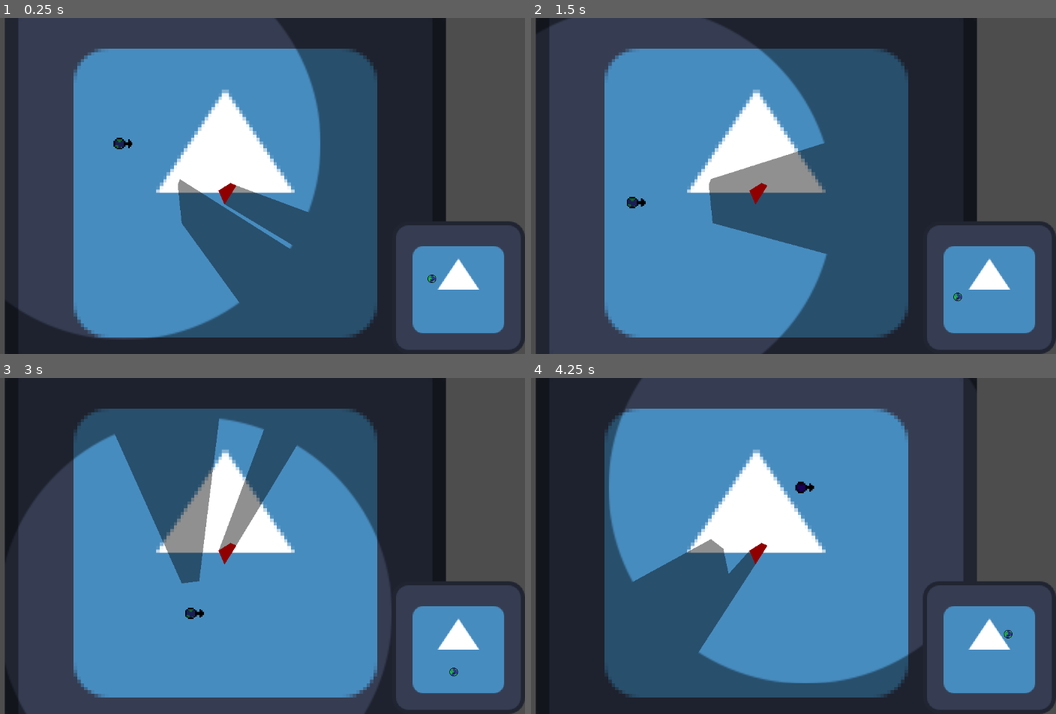
Above: before the commit, frames 1-4 (two rows, left to right).
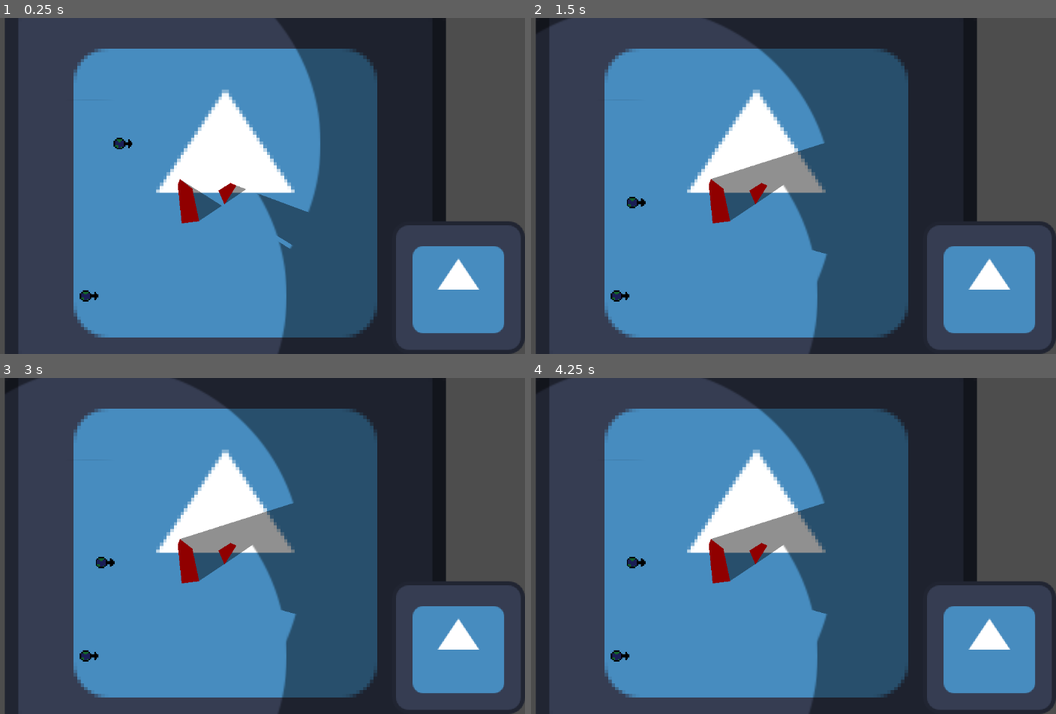
Above: after the commit, the same moments.

Repository: karpada2/space_moba
Game: Godot game, scene res://GameRoots/TestingRoot.tscn
Two runs of this game, one before a commit and one after it. Both use one fixed random seed, a clock stepped at 60 frames per second and the inputs below. The project has no main scene, so this scene is started directly. The engine's default icon, where the game draws it, is replaced by a stand-in: a white triangle on a blue panel in a dark square.
Inputs (mouse positions are in pixels of both pictures, inside the frame that each line leads up to):
- Up to frame 1 (0.25 s): no input
- Up to frame 2 (1.5 s): tap Enter (ui_accept) at 0.5, 1.35 s; move the mouse to (888, 169) at 0.52 s; hold Enter (ui_accept) 0.53-1.28 s; move the mouse to (636, 202) at 1.27 s
- Up to frame 3 (3 s): tap Enter (ui_accept) at 1.52, 1.82, 2, 2.85 s; move the mouse to (283, 472) at 2.02 s; hold Enter (ui_accept) 2.03-2.78 s; move the mouse to (194, 613) at 2.77 s
- Up to frame 4 (4.25 s): tap Enter (ui_accept) at 3.02, 3.32, 3.5 s; move the mouse to (935, 596) at 3.52 s; hold Enter (ui_accept) from 3.53 s (still down)

The runs differ from the first frame. In frame 1, 8.9% of the frame differs, in the area x 3-84%, y 47-100%; in frame 2, 3.0%; in frame 3, 29%; in frame 4, 51%, in the area x 3-92%, y 0-100%.

Commit message:
minimap and stuff is working now, saving so won't lose progress

Diff:
--- a/Entities/Characters/EarthCharacter/EarthCharacter.tscn
+++ b/Entities/Characters/EarthCharacter/EarthCharacter.tscn
@@ -50,10 +50,15 @@
 [node name="VisionCone2D" parent="DetectionAreaComponent" index="0"]
 max_distance = 1113.0
 
+[node name="VisionConeArea" parent="DetectionAreaComponent/VisionCone2D" index="0"]
+visible = false
+
 [node name="VisionConeCollider" parent="DetectionAreaComponent/VisionCone2D/VisionConeArea" index="0"]
 polygon = PackedVector2Array(-9.730155e-05, -1113, 69.88578, -1110.8037, 139.49585, -1104.2236, 208.55539, -1093.2856,  …(2148 unchanged characters)…
 
 [node name="CollisionShape2D" type="CollisionShape2D" parent="."]
 shape = SubResource("CircleShape2D_3nsai")
 
+[node name="NavigationAgent2D" type="NavigationAgent2D" parent="."]
+
 [editable path="DetectionAreaComponent"]
--- a/GameRoots/GameRoot.gd
+++ b/GameRoots/GameRoot.gd
@@ -6,14 +6,17 @@
 
 func _ready() -> void:
 	self._current_game_root = self
-	get_tree().root.get_viewport().canvas_cull_mask -= 2
 
 static func get_game_root() -> GameRoot:
 	return _current_game_root
 
 
+## returns all characters that are visible to the requested team
 @abstract
 func get_all_visible_characters(team: Enums.Team) -> Array[CharacterBase]
 
 @abstract
 func get_all_characters() -> Array[CharacterBase]
+
+@abstract
+func get_characters_in_team(team: Enums.Team) -> Array[CharacterBase]
--- a/GameRoots/TestingRoot.gd
+++ b/GameRoots/TestingRoot.gd
@@ -1,8 +1,14 @@
 extends GameRoot
 class_name TestingRoot
 
+class CharacterArray extends Object:
+	var array: Array[CharacterBase]
+
+var characters_by_team: Dictionary[Enums.Team, CharacterArray]
+
 func _ready() -> void:
 	super()
+	get_all_characters(true)
 	TurnResolutionManager.resolution_started.connect(resolution_started)
 	TurnResolutionManager.resolution_advance.connect(advance)
 
@@ -15,7 +21,7 @@
 
 func advance(team: Enums.Team, _frame_count: int) -> void:
 	var node: Node = get_tree().get_first_node_in_group("Characters")
-	if Input.is_action_just_pressed("ui_accept"):
+	if Input.is_action_pressed("ui_accept"):
 		if node is Node2D:
 			node.global_position = get_global_mouse_position()
 
@@ -30,12 +36,7 @@
 			character.unreveal()
 
 func get_all_visible_characters(team: Enums.Team) -> Array[CharacterBase]:
-	var current_teams_characters: Array[CharacterBase] = []
-
-	for node: Node in get_tree().get_nodes_in_group("Characters"):
-		if node is CharacterBase:
-			if team == Enums.Team.NONE or node.my_team == team:
-				current_teams_characters.append(node)
+	var current_teams_characters: Array[CharacterBase] = get_characters_in_team(team)
 
 	var all_visible_characters: Array[CharacterBase] = []
 
@@ -47,9 +48,19 @@
 
 	return all_visible_characters
 
-func get_all_characters() -> Array[CharacterBase]:
-	var all_characters: Array[CharacterBase] = []
-	for node: Node in get_tree().get_nodes_in_group("Characters"):
-		if node is CharacterBase:
-			all_characters.append(node)
-	return all_characters
+func get_all_characters(force_update: bool = false) -> Array[CharacterBase]:
+	if characters_by_team == null or force_update:
+		characters_by_team = {
+			Enums.Team.GOOD : CharacterArray.new(),
+			Enums.Team.EVIL : CharacterArray.new()
+		}
+		for node: Node in get_tree().get_nodes_in_group("Characters"):
+			if node is CharacterBase:
+				characters_by_team.get(node.my_team).array.append(node)
+	return characters_by_team.get(Enums.Team.GOOD).array + characters_by_team.get(Enums.Team.EVIL).array
+
+func get_characters_in_team(team: Enums.Team) -> Array[CharacterBase]:
+	if team == Enums.Team.NONE:
+		return []
+	get_all_characters()
+	return characters_by_team.get(team).array
--- a/GameRoots/TestingRoot.tscn
+++ b/GameRoots/TestingRoot.tscn
@@ -40,6 +40,12 @@
 [node name="CollisionPolygon2D" type="CollisionPolygon2D" parent="Wall2"]
 polygon = PackedVector2Array(-50, -96, 21, -41, 60, 144, -39, 156, -61, -60)
 
+[node name="Polygon2D" type="Polygon2D" parent="Wall2"]
+light_mask = 4
+visibility_layer = 4
+color = Color(1, 0, 0, 1)
+polygon = PackedVector2Array(-50, -96, 21, -41, 60, 144, -39, 156, -61, -60)
+
 [node name="Minimaps" type="CanvasLayer" parent="."]
 
 [node name="Minimap" type="TextureRect" parent="Minimaps"]
@@ -59,3 +65,12 @@
 modulate = Color(1, 0, 1, 1)
 position = Vector2(277, -332)
 my_team = 2
+
+[node name="EarthCharacter3" parent="." groups=["VisibleEntities"] instance=ExtResource("4_so4lt")]
+position = Vector2(-766, 624)
+my_team = 1
+
+[node name="EarthCharacter4" parent="." groups=["VisibleEntities"] instance=ExtResource("4_so4lt")]
+modulate = Color(1, 0, 1, 1)
+position = Vector2(354, 184)
+my_team = 2
--- a/HUD/Minimaps/Minimap.gd
+++ b/HUD/Minimaps/Minimap.gd
@@ -4,7 +4,7 @@
 @export var full_map_binding_box: Vector2 = Vector2(2496, 2496)
 @export var mini_map_binding_box: Vector2 = Vector2(256, 256)
 
-@export var my_team: Enums.Team = Enums.Team.GOOD
+@export var my_team: Enums.Team = Enums.Team.NONE
 
 var characters_with_relevant_icons: Dictionary[CharacterBase, TextureRect]
 
@@ -32,7 +32,8 @@
 		add_child.call_deferred(texture_rect)
 
 func advance(resolving_team: Enums.Team, _delta: float) -> void:
-	update_map(resolving_team)
+	if my_team == Enums.Team.NONE or resolving_team == my_team:
+		update_map(my_team)
 
 func update_map(resolving_team: Enums.Team) -> void:
 	var visible_characters: Array[CharacterBase] = GameRoot.get_game_root().get_all_visible_characters(resolving_team)
--- a/HUD/Minimaps/Minimap.tscn
+++ b/HUD/Minimaps/Minimap.tscn
@@ -12,12 +12,3 @@
 texture = ExtResource("1_odjjw")
 expand_mode = 1
 script = ExtResource("1_fd6n6")
-my_team = 0
-
-[node name="Control" type="Control" parent="."]
-anchors_preset = 0
-offset_left = 10.2
-offset_top = 79.0
-offset_right = 50.2
-offset_bottom = 119.0
-pivot_offset = Vector2(20, 20)
--- a/Turns/TurnResolutionManager.gd
+++ b/Turns/TurnResolutionManager.gd
@@ -1,27 +1,35 @@
 extends Node
 
 signal resolution_started(resolving_team: Enums.Team)
+signal resolution_ended()
 signal resolution_advance(resolving_team: Enums.Team, frame_count_of_turn: int)
 
-const FRAMES_PER_TURN: int = 240
+const FRAMES_PER_TURN: int = 60
 @export var _current_team: Enums.Team = Enums.Team.GOOD
 
+var _is_resolving: bool = true
 @onready var frame_counter: int = 0
 
 func _physics_process(_delta: float) -> void:
-	if frame_counter == 0:
-		resolution_started.emit(_current_team)
-		frame_counter += 1
-	elif frame_counter % FRAMES_PER_TURN == 0:
-		if _current_team == Enums.Team.GOOD:
-			_current_team = Enums.Team.EVIL
-			frame_counter = 0
+	if _is_resolving:
+		if frame_counter == 0:
+			resolution_started.emit(_current_team)
+			frame_counter += 1
+		elif frame_counter % FRAMES_PER_TURN == 0:
+			if _current_team == Enums.Team.GOOD:
+				_current_team = Enums.Team.EVIL
+				resolution_end()
+			else:
+				_current_team = Enums.Team.GOOD
+				resolution_end()
 		else:
-			_current_team = Enums.Team.GOOD
-			frame_counter = 0
-	else:
-		resolution_advance.emit(_current_team, frame_counter)
-		frame_counter += 1
+			resolution_advance.emit(_current_team, frame_counter)
+			frame_counter += 1
 
 func get_resolving_team() -> Enums.Team:
 	return _current_team
+
+func resolution_end() -> void:
+	frame_counter = 0
+	_is_resolving = false
+	resolution_ended.emit()
--- a/project.godot
+++ b/project.godot
@@ -38,6 +38,10 @@
 2d_physics/layer_3="GoodTeamEntities"
 2d_physics/layer_4="EvilTeamEntities"
 
+[physics]
+
+common/physics_ticks_per_second=30
+
 [rendering]
 
 textures/canvas_textures/default_texture_filter=0
